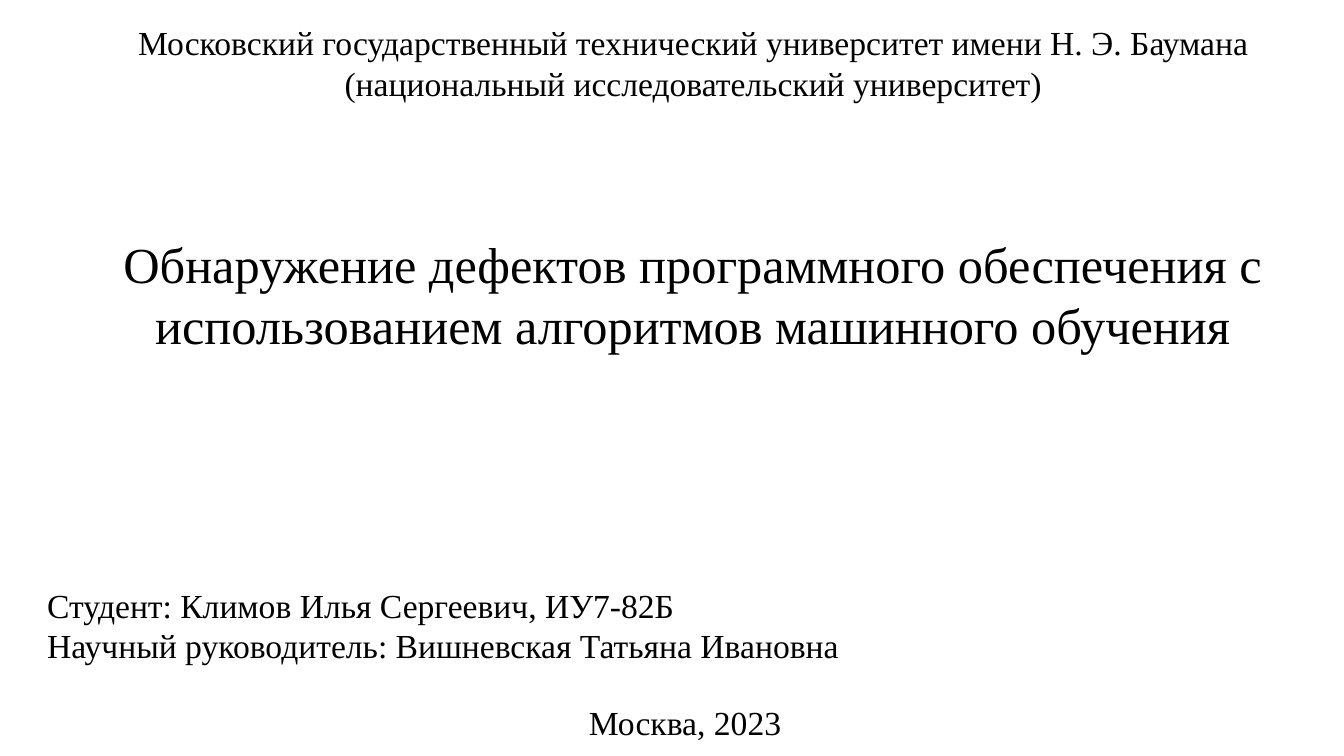
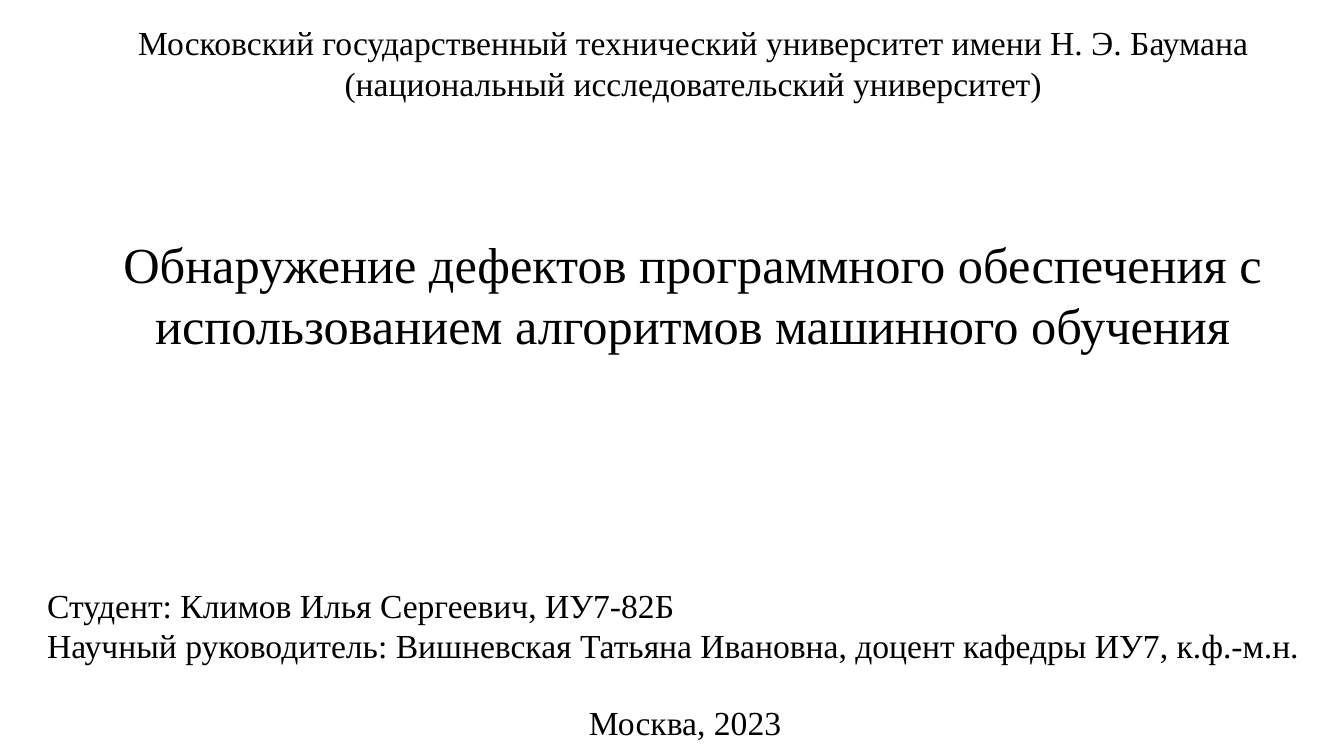
Before and after one commit to ilyasssklimov/bmstu_DefectDetection, a slide deck: slide 1 of doc/presentation/КлимовИС_ВКР_презентация.pptx. Drawn at 1344x756 pixels with LibreOffice and Linux fonts; fonts in the diff are those of the drawing. Boxes give left, top, right and bottom in pixels: in the first picture for what was removed or moved away, otherwise in the second. Text is boxed around its words. In the diff, an @@ line names an element or a change of style, - is before the commit and + after.

```diff
--- a/doc/presentation/КлимовИС_ВКР_презентация.pptx
+++ b/doc/presentation/КлимовИС_ВКР_презентация.pptx
@@ text at (47, 634, 1299, 665): text changed @@
-Научный руководитель: Вишневская Татьяна Ивановна
+Научный руководитель: Вишневская Татьяна Ивановна, доцент кафедры ИУ7, к.ф.-м.н.
```
Also in this commit, not shown: 11 other slides changed, 4 slides added, 2 slides removed, 11 other files.
